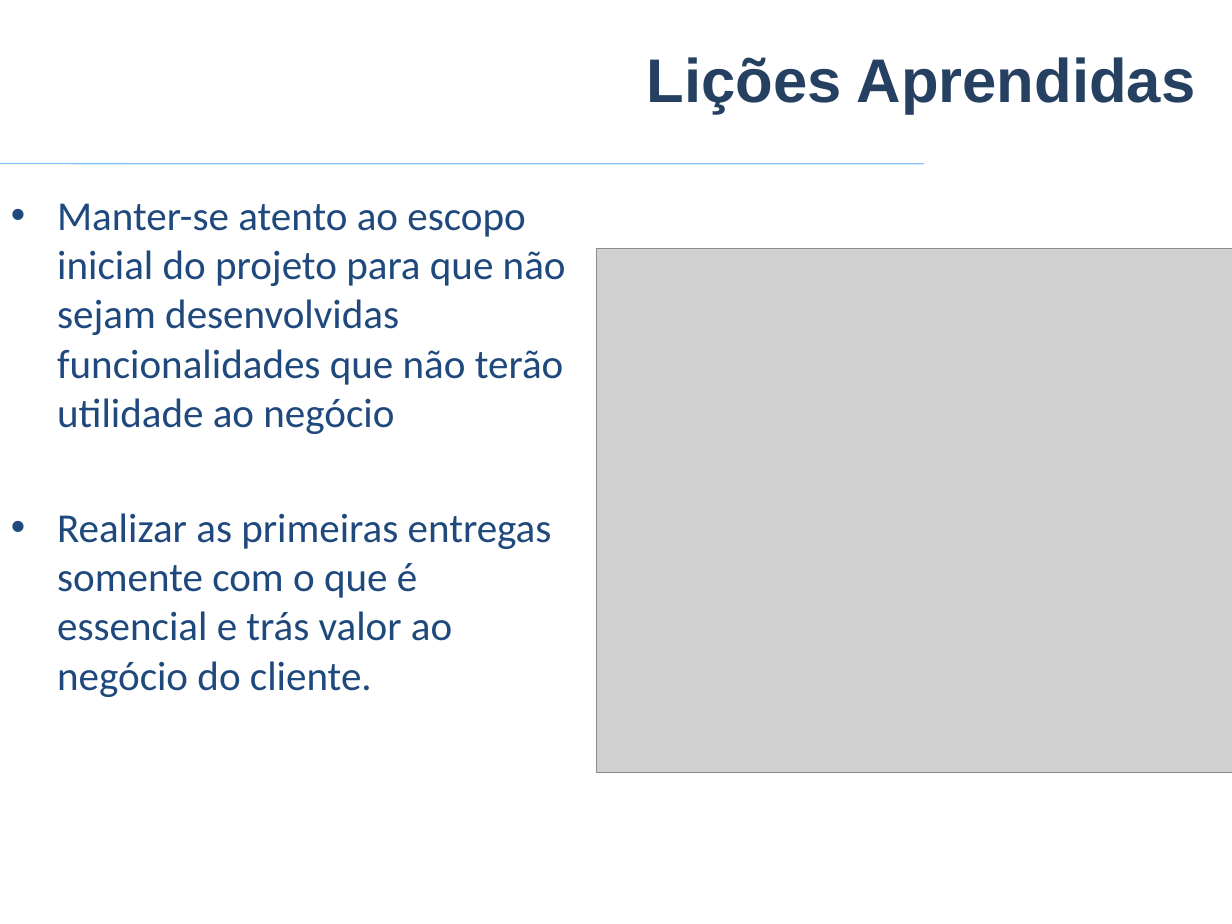
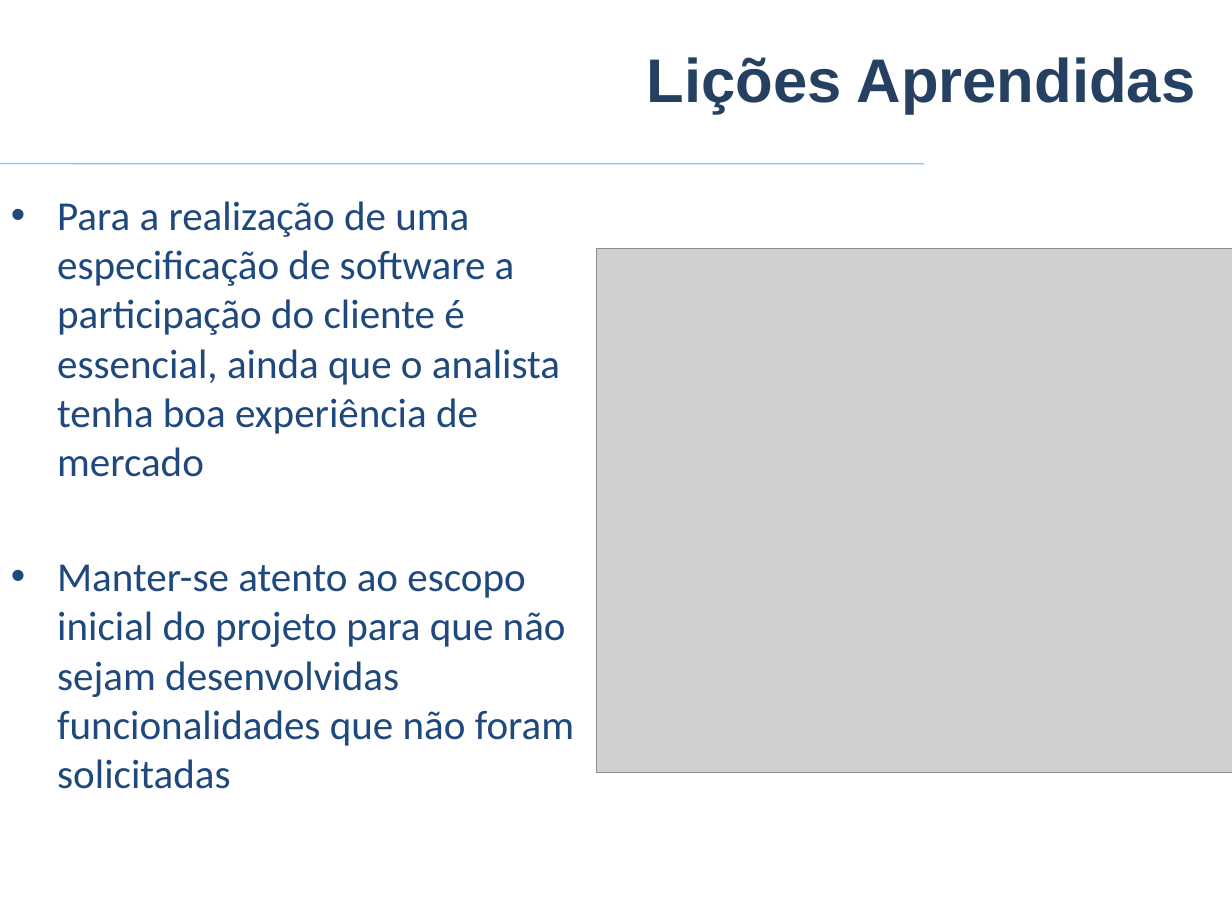
Before and after one commit to VagnerAlcantara/TCC, a slide deck: slide 42 of TCC/5º Encontro/2017-Apresentacao Psystem.pptx (slide 43 before the commit). Drawn at 1232x924 pixels with LibreOffice and Linux fonts; fonts in the diff are those of the drawing; grey boxes stand for pictures; background and template pictures are left out. Boxes give left, top, right and bottom in pixels: in the first picture for what was removed or moved away, otherwise in the second. Text is boxed around its words. In the diff, an @@ line names an element or a change of style, - is before the commit and + after.

Commit message:
Atualiz Liçoes Aprend. e Trabalhos Fut.

```diff
--- a/TCC/5º Encontro/2017-Apresentacao Psystem.pptx
+++ b/TCC/5º Encontro/2017-Apresentacao Psystem.pptx
@@ text at bbox=[57, 201, 574, 789]: text changed @@
-• Manter-se atento ao escopo inicial do projeto para que não sejam desenvolvidas funcionalidades que não terão utilidade ao negócio
-• Realizar as primeiras entregas somente com o que é essencial e trás valor ao negócio do cliente.
+• Para a realização de uma especificação de software a participação do cliente é essencial, ainda que o analista tenha boa experiência de mercado
+• Manter-se atento ao escopo inicial do projeto para que não sejam desenvolvidas funcionalidades que não foram solicitadas
```
Also in this commit, not shown: 1 other slide changed.
